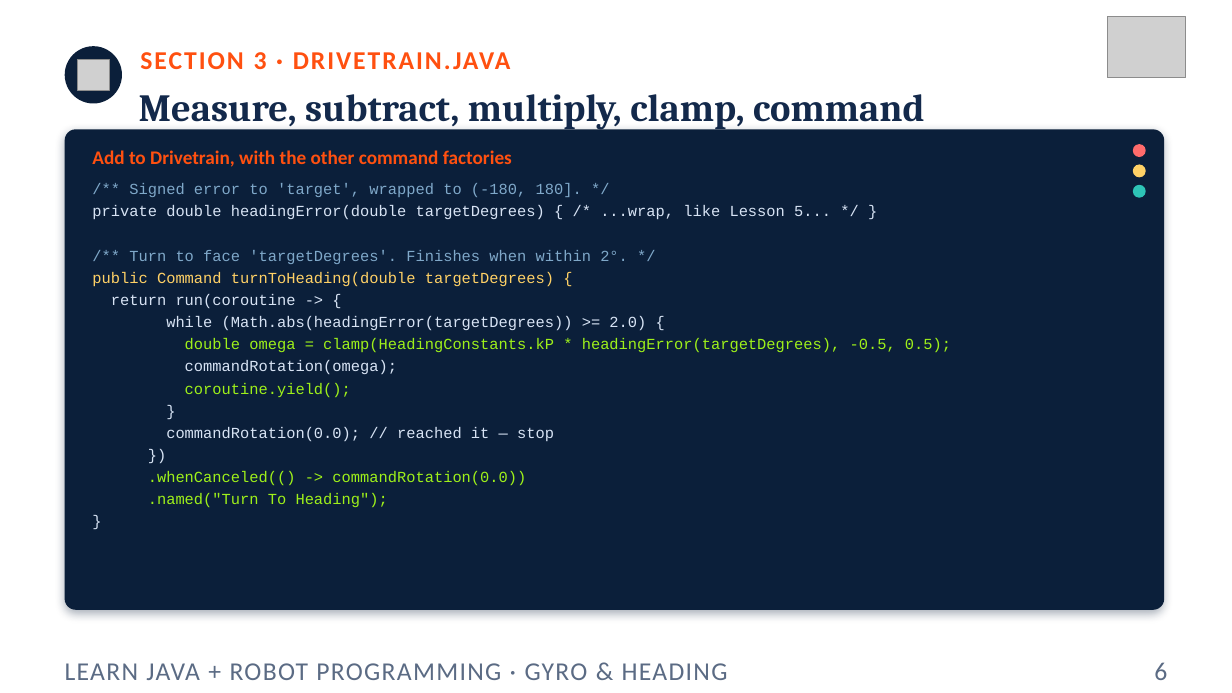
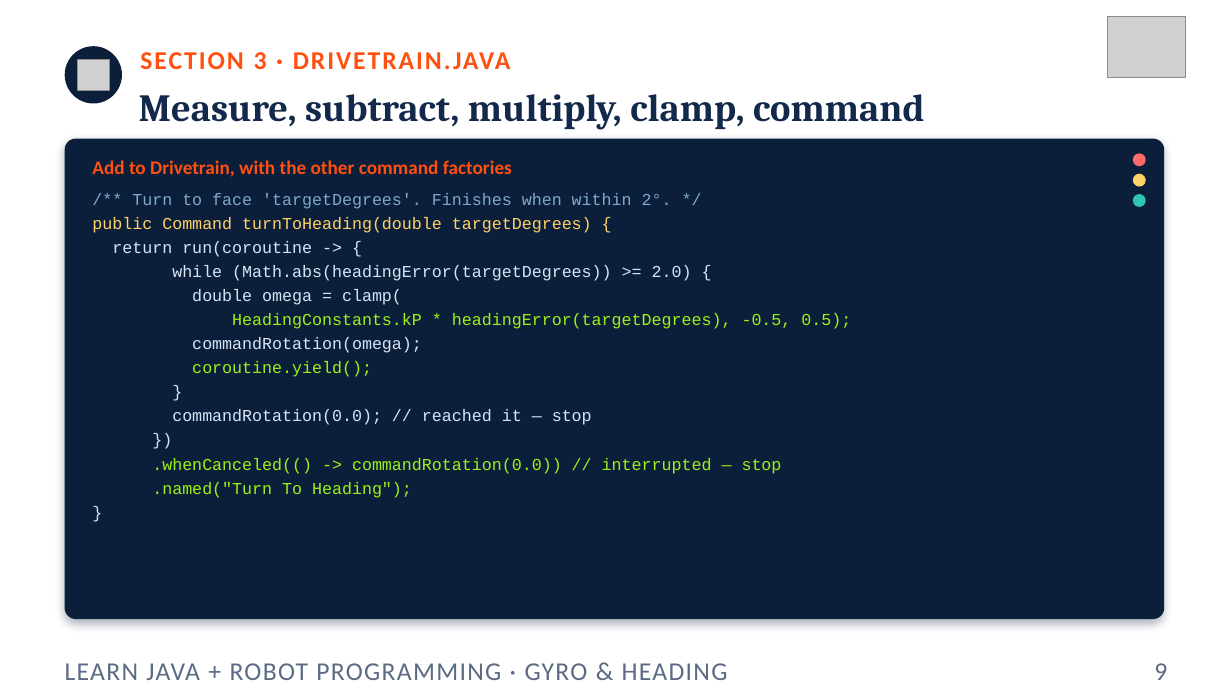
Before and after one commit to FRC5010/BasicRobotLessons, a slide deck: slide 9 of docs/presentations/v3/08-gyro-heading.pptx (slide 6 before the commit). Drawn at 1232x693 pixels with LibreOffice and Linux fonts; fonts in the diff are those of the drawing; grey boxes stand for pictures. Boxes give left, top, right and bottom in pixels: in the first picture for what was removed or moved away, otherwise in the second. Text is boxed around its words. In the diff, an @@ line names an element or a change of style, - is before the commit and + after.

```diff
--- a/docs/presentations/v3/08-gyro-heading.pptx
+++ b/docs/presentations/v3/08-gyro-heading.pptx
@@ 3 ellipses, 2 texts, 1 rounded rectangle: place and size @@
-3 ellipses, 2 texts, 1 rounded rectangle at box(65, 129, 1165, 610)
+3 ellipses, 2 texts, 1 rounded rectangle at box(65, 139, 1165, 619)
@@ text at box(92, 183, 831, 219): paragraphs removed @@
-/** Signed error to 'target', wrapped to (-180, 180]. */
-private double headingError(double targetDegrees) { /* ...wrap, like Lesson 5... */ }
@@ text at box(92, 193, 692, 498): size 12 to 13 pt in "/** Turn to face 'targetDegrees'. Finishes when ...", "public Command turnToHeading(double targetDegrees) {", "return run(coroutine -> {", "while (Math.abs(headingError(targetDegrees)) >= 2.0) {" and 7 more places @@
@@ text at box(192, 289, 851, 329): text changed; size 12 to 13 pt @@
-double omega = clamp(HeadingConstants.kP * headingError(targetDegrees), -0.5, 0.5);
+double omega = clamp(
+HeadingConstants.kP * headingError(targetDegrees), -0.5, 0.5);
@@ text at box(152, 458, 782, 474): text changed; size 12 to 13 pt @@
-.whenCanceled(() -> commandRotation(0.0))
+.whenCanceled(() -> commandRotation(0.0)) // interrupted — stop
@@ text at box(1154, 663, 1167, 680): text changed @@
-6
+9
```
Also in this commit, not shown: 8 other slides changed, 5 slides added, 2 other files.
